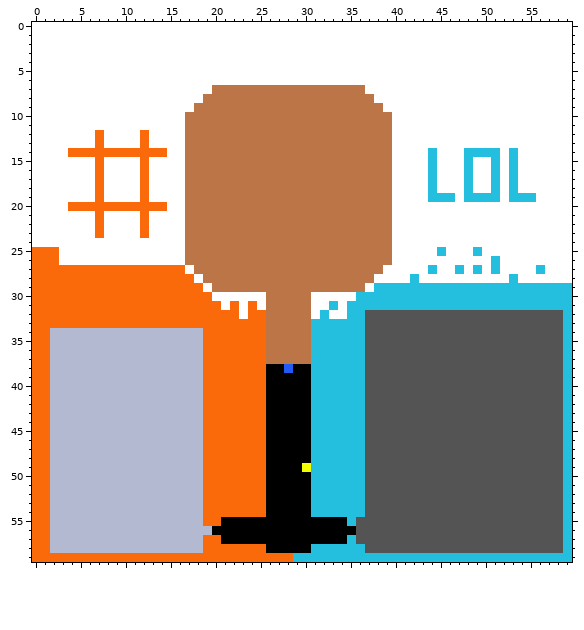
Two states of a pixel-art sprite, JAVA_programs/firt_game_on_java/res/world2.png. The first picture shows the starting point.
The file is 60x60 pixels.
The same view after the edit:
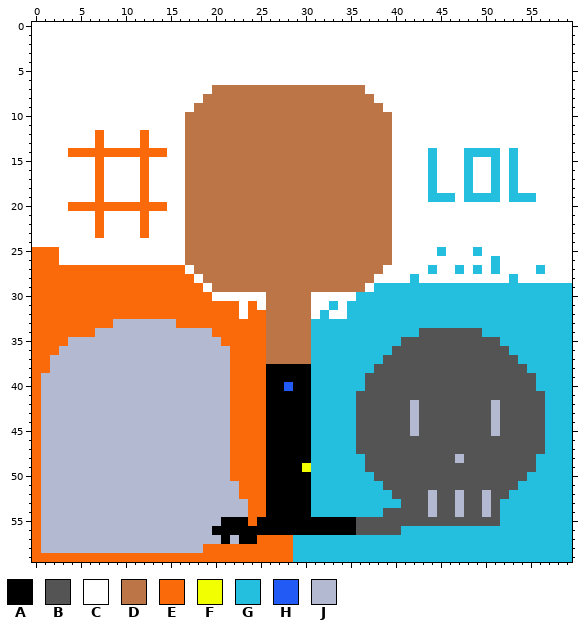
Palette (. is transparent): A #000000  B #545455  C #ffffff  D #bb7547  E #fa6a0a  F #f2ff00  G #24bede  H #225af6  J #b3b9d1
Change:
@@ x 0..59 @@
 30 EEEEEEEEEEEEEEEEEEEECCCCCCDDDDDCCCCCGGGGGGGGGGGGGGGGGGGGGGGG
-31 EEEEEEEEEEEEEEEEEEEEECECECDDDDDCCGCGGGGGGGGGGGGGGGGGGGGGGGGG
-32 EEEEEEEEEEEEEEEEEEEEEEECEEDDDDDCGCCGGBBBBBBBBBBBBBBBBBBBBBBG
-33 EEEEEEEEEEEEEEEEEEEEEEEEEEDDDDDGGGGGGBBBBBBBBBBBBBBBBBBBBBBG
-34 EEJJJJJJJJJJJJJJJJJEEEEEEEDDDDDGGGGGGBBBBBBBBBBBBBBBBBBBBBBG
-35 EEJJJJJJJJJJJJJJJJJEEEEEEEDDDDDGGGGGGBBBBBBBBBBBBBBBBBBBBBBG
-36 EEJJJJJJJJJJJJJJJJJEEEEEEEDDDDDGGGGGGBBBBBBBBBBBBBBBBBBBBBBG
-37 EEJJJJJJJJJJJJJJJJJEEEEEEEDDDDDGGGGGGBBBBBBBBBBBBBBBBBBBBBBG
-38 EEJJJJJJJJJJJJJJJJJEEEEEEEAAHAAGGGGGGBBBBBBBBBBBBBBBBBBBBBBG
-39 EEJJJJJJJJJJJJJJJJJEEEEEEEAAAAAGGGGGGBBBBBBBBBBBBBBBBBBBBBBG
-40 EEJJJJJJJJJJJJJJJJJEEEEEEEAAAAAGGGGGGBBBBBBBBBBBBBBBBBBBBBBG
-41 EEJJJJJJJJJJJJJJJJJEEEEEEEAAAAAGGGGGGBBBBBBBBBBBBBBBBBBBBBBG
-42 EEJJJJJJJJJJJJJJJJJEEEEEEEAAAAAGGGGGGBBBBBBBBBBBBBBBBBBBBBBG
-43 EEJJJJJJJJJJJJJJJJJEEEEEEEAAAAAGGGGGGBBBBBBBBBBBBBBBBBBBBBBG
-44 EEJJJJJJJJJJJJJJJJJEEEEEEEAAAAAGGGGGGBBBBBBBBBBBBBBBBBBBBBBG
-45 EEJJJJJJJJJJJJJJJJJEEEEEEEAAAAAGGGGGGBBBBBBBBBBBBBBBBBBBBBBG
-46 EEJJJJJJJJJJJJJJJJJEEEEEEEAAAAAGGGGGGBBBBBBBBBBBBBBBBBBBBBBG
-47 EEJJJJJJJJJJJJJJJJJEEEEEEEAAAAAGGGGGGBBBBBBBBBBBBBBBBBBBBBBG
-48 EEJJJJJJJJJJJJJJJJJEEEEEEEAAAAAGGGGGGBBBBBBBBBBBBBBBBBBBBBBG
-49 EEJJJJJJJJJJJJJJJJJEEEEEEEAAAAFGGGGGGBBBBBBBBBBBBBBBBBBBBBBG
-50 EEJJJJJJJJJJJJJJJJJEEEEEEEAAAAAGGGGGGBBBBBBBBBBBBBBBBBBBBBBG
-51 EEJJJJJJJJJJJJJJJJJEEEEEEEAAAAAGGGGGGBBBBBBBBBBBBBBBBBBBBBBG
-52 EEJJJJJJJJJJJJJJJJJEEEEEEEAAAAAGGGGGGBBBBBBBBBBBBBBBBBBBBBBG
-53 EEJJJJJJJJJJJJJJJJJEEEEEEEAAAAAGGGGGGBBBBBBBBBBBBBBBBBBBBBBG
-54 EEJJJJJJJJJJJJJJJJJEEEEEEEAAAAAGGGGGGBBBBBBBBBBBBBBBBBBBBBBG
-55 EEJJJJJJJJJJJJJJJJJEEAAAAAAAAAAAAAAGBBBBBBBBBBBBBBBBBBBBBBBG
-56 EEJJJJJJJJJJJJJJJJJJAAAAAAAAAAAAAAAABBBBBBBBBBBBBBBBBBBBBBBG
-57 EEJJJJJJJJJJJJJJJJJEEAAAAAAAAAAAAAAGBBBBBBBBBBBBBBBBBBBBBBBG
-58 EEJJJJJJJJJJJJJJJJJEEEEEEEAAAAAGGGGGGBBBBBBBBBBBBBBBBBBBBBBG
+31 EEEEEEEEEEEEEEEEEEEEEEECECDDDDDCCGCGGGGGGGGGGGGGGGGGGGGGGGGG
+32 EEEEEEEEEEEEEEEEEEEEEEECEEDDDDDCGCCGGGGGGGGGGGGGGGGGGGGGGGGG
+33 EEEEEEEEEJJJJJJJEEEEEEEEEEDDDDDGGGGGGGGGGGGGGGGGGGGGGGGGGGGG
+34 EEEEEEEJJJJJJJJJJJJJEEEEEEDDDDDGGGGGGGGGGGGBBBBBBBGGGGGGGGGG
+35 EEEEJJJJJJJJJJJJJJJJJEEEEEDDDDDGGGGGGGGGGBBBBBBBBBBBGGGGGGGG
+36 EEEJJJJJJJJJJJJJJJJJJJEEEEDDDDDGGGGGGGGGBBBBBBBBBBBBBGGGGGGG
+37 EEJJJJJJJJJJJJJJJJJJJJEEEEDDDDDGGGGGGGGBBBBBBBBBBBBBBBGGGGGG
+38 EEJJJJJJJJJJJJJJJJJJJJEEEEAAAAAGGGGGGGBBBBBBBBBBBBBBBBBGGGGG
+39 EJJJJJJJJJJJJJJJJJJJJJEEEEAAAAAGGGGGGBBBBBBBBBBBBBBBBBBBGGGG
+40 EJJJJJJJJJJJJJJJJJJJJJEEEEAAHAAGGGGGGBBBBBBBBBBBBBBBBBBBGGGG
+41 EJJJJJJJJJJJJJJJJJJJJJEEEEAAAAAGGGGGBBBBBBBBBBBBBBBBBBBBBGGG
+42 EJJJJJJJJJJJJJJJJJJJJJEEEEAAAAAGGGGGBBBBBBJBBBBBBBBJBBBBBGGG
+43 EJJJJJJJJJJJJJJJJJJJJJEEEEAAAAAGGGGGBBBBBBJBBBBBBBBJBBBBBGGG
+44 EJJJJJJJJJJJJJJJJJJJJJEEEEAAAAAGGGGGBBBBBBJBBBBBBBBJBBBBBGGG
+45 EJJJJJJJJJJJJJJJJJJJJJEEEEAAAAAGGGGGBBBBBBJBBBBBBBBJBBBBBGGG
+46 EJJJJJJJJJJJJJJJJJJJJJEEEEAAAAAGGGGGBBBBBBBBBBBBBBBBBBBBBGGG
+47 EJJJJJJJJJJJJJJJJJJJJJEEEEAAAAAGGGGGBBBBBBBBBBBBBBBBBBBBBGGG
+48 EJJJJJJJJJJJJJJJJJJJJJEEEEAAAAAGGGGGGBBBBBBBBBBJBBBBBBBBGGGG
+49 EJJJJJJJJJJJJJJJJJJJJJEEEEAAAAFGGGGGGBBBBBBBBBBBBBBBBBBBGGGG
+50 EJJJJJJJJJJJJJJJJJJJJJEEEEAAAAAGGGGGGGBBBBBBBBBBBBBBBBBGGGGG
+51 EJJJJJJJJJJJJJJJJJJJJJJEEEAAAAAGGGGGGGGBBBBBBBBBBBBBBBGGGGGG
+52 EJJJJJJJJJJJJJJJJJJJJJJEEEAAAAAGGGGGGGGGBBBBJBBJBBJBBGGGGGGG
+53 EJJJJJJJJJJJJJJJJJJJJJJJEEAAAAAGGGGGGGGGGBBBJBBJBBJBGGGGGGGG
+54 EJJJJJJJJJJJJJJJJJJJJJJJEEAAAAAGGGGGGGGBBBBBJBBJBBJBGGGGGGGG
+55 EJJJJJJJJJJJJJJJJJJJJAAAEAAAAAAAAAAABBBBBBBBBBBBBBBBGGGGGGGG
+56 EJJJJJJJJJJJJJJJJJJJAAAAAAAAAAAAAAAABBBBBGGGGGGGGGGGGGGGGGGG
+57 EJJJJJJJJJJJJJJJJJJJJAJAAEEEEGGGGGGGGGGGGGGGGGGGGGGGGGGGGGGG
+58 EJJJJJJJJJJJJJJJJJJEEEEEEEEEEGGGGGGGGGGGGGGGGGGGGGGGGGGGGGGG
 59 EEEEEEEEEEEEEEEEEEEEEEEEEEEEEGGGGGGGGGGGGGGGGGGGGGGGGGGGGGGG
Boxes around the changes in both pictures, in picture pixels (x1, y1, x2, y2):
changed: (41, 301, 563, 553)
